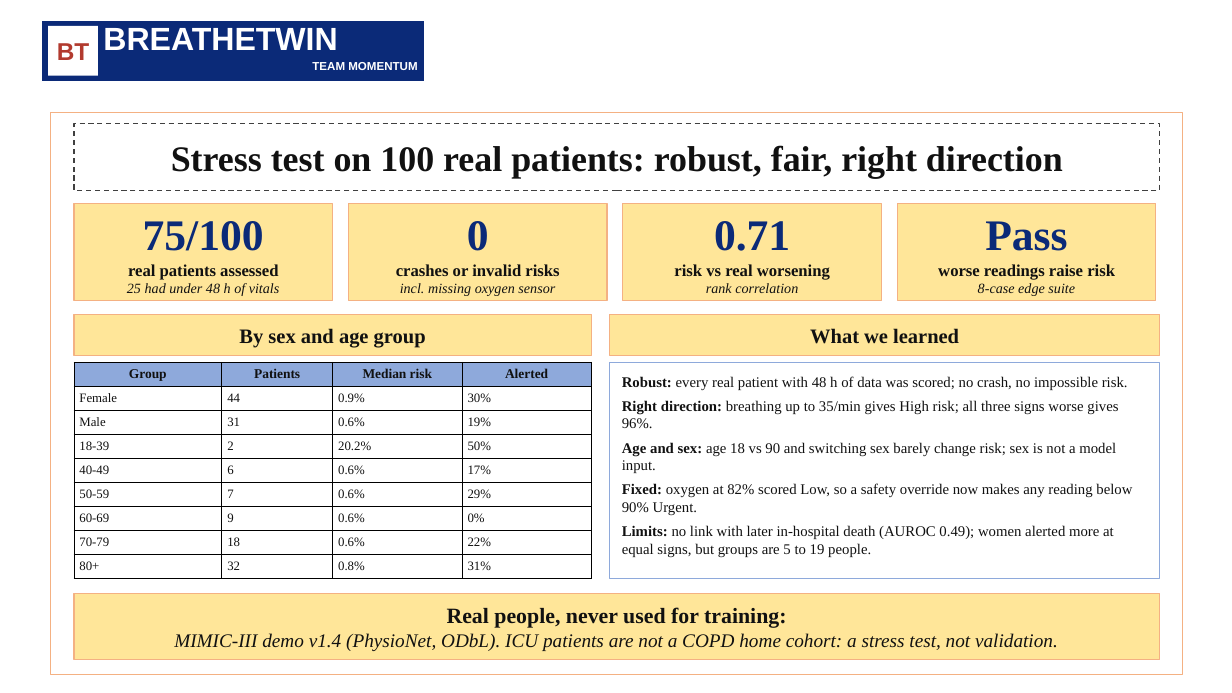
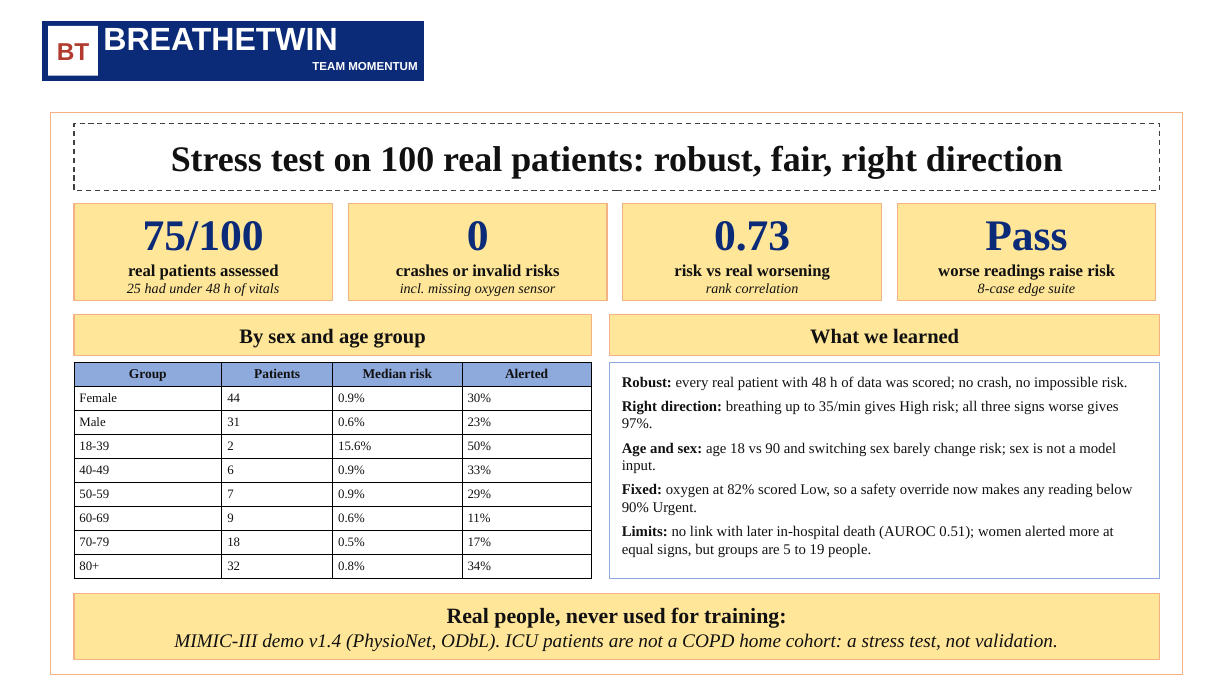
Before and after one commit to yashsaxena1220-lgtm/MOMENTUM_SDA-Bocconi-Asia-Center, a slide deck: slide 11 of docs/BreatheTwin_presentation.pptx. Drawn at 1232x693 pixels with LibreOffice and Linux fonts; fonts in the diff are those of the drawing; background and template pictures are left out. Boxes give left, top, right and bottom in pixels: in the first picture for what was removed or moved away, otherwise in the second. Text is boxed around its words. In the diff, an @@ line names an element or a change of style, - is before the commit and + after.

```diff
--- a/docs/BreatheTwin_presentation.pptx
+++ b/docs/BreatheTwin_presentation.pptx
@@ text in rectangle at (714,221,790,251): text changed @@
-0.71
+0.73
@@ table at (74,362,592,579) @@
-row 3, column 4: 19%
+row 3, column 4: 23%
-row 4, column 3: 20.2%
+row 4, column 3: 15.6%
-row 5, column 3: 0.6%
+row 5, column 3: 0.9%
-row 5, column 4: 17%
+row 5, column 4: 33%
-row 6, column 3: 0.6%
+row 6, column 3: 0.9%
-row 7, column 4: 0%
+row 7, column 4: 11%
-row 8, column 3: 0.6%
+row 8, column 3: 0.5%
-row 8, column 4: 22%
+row 8, column 4: 17%
-row 9, column 4: 31%
+row 9, column 4: 34%
@@ text at (622,400,1118,428): text changed @@
-Right direction: breathing up to 35/min gives High risk; all three signs worse gives 96%.
+Right direction: breathing up to 35/min gives High risk; all three signs worse gives 97%.
@@ text at (622,525,1114,557): text changed @@
-Limits: no link with later in-hospital death (AUROC 0.49); women alerted more at equal signs, but groups are 5 to 19 people.
+Limits: no link with later in-hospital death (AUROC 0.51); women alerted more at equal signs, but groups are 5 to 19 people.
```
Also in this commit, not shown: 8 other slides changed, 29 other files.
